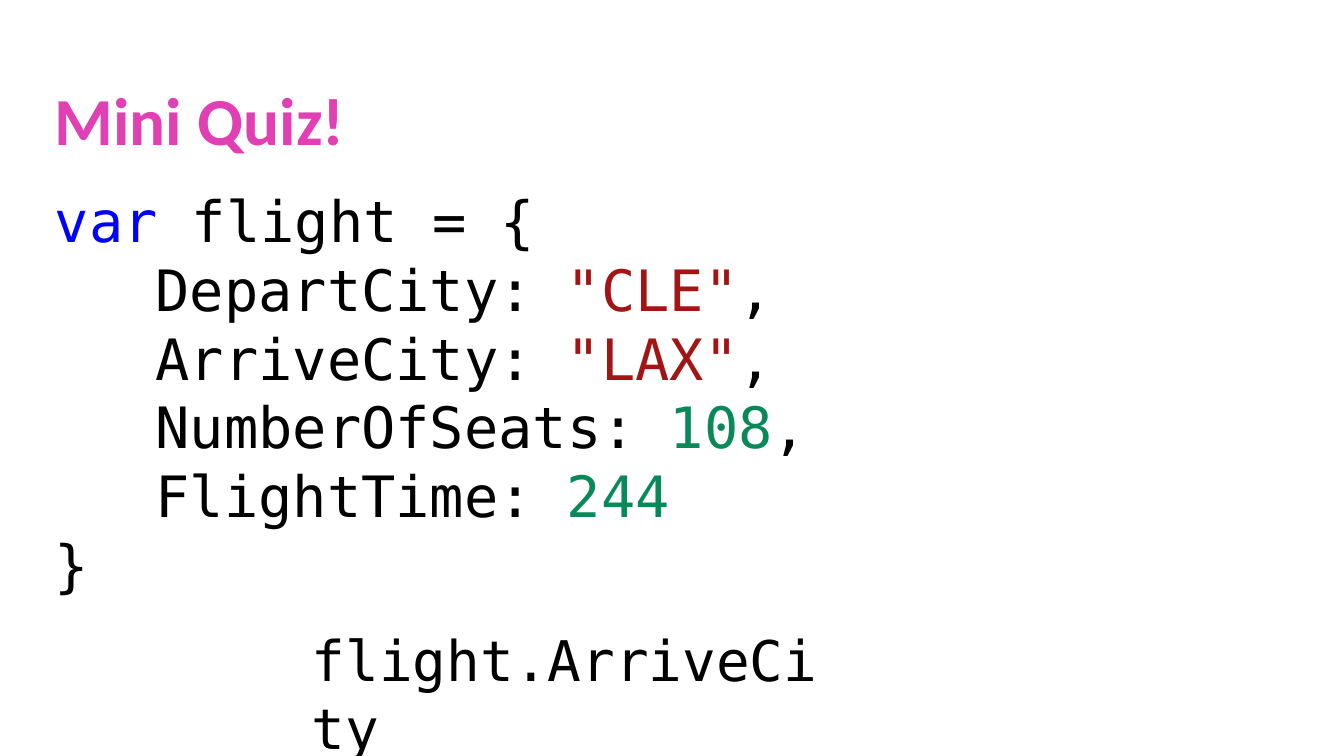
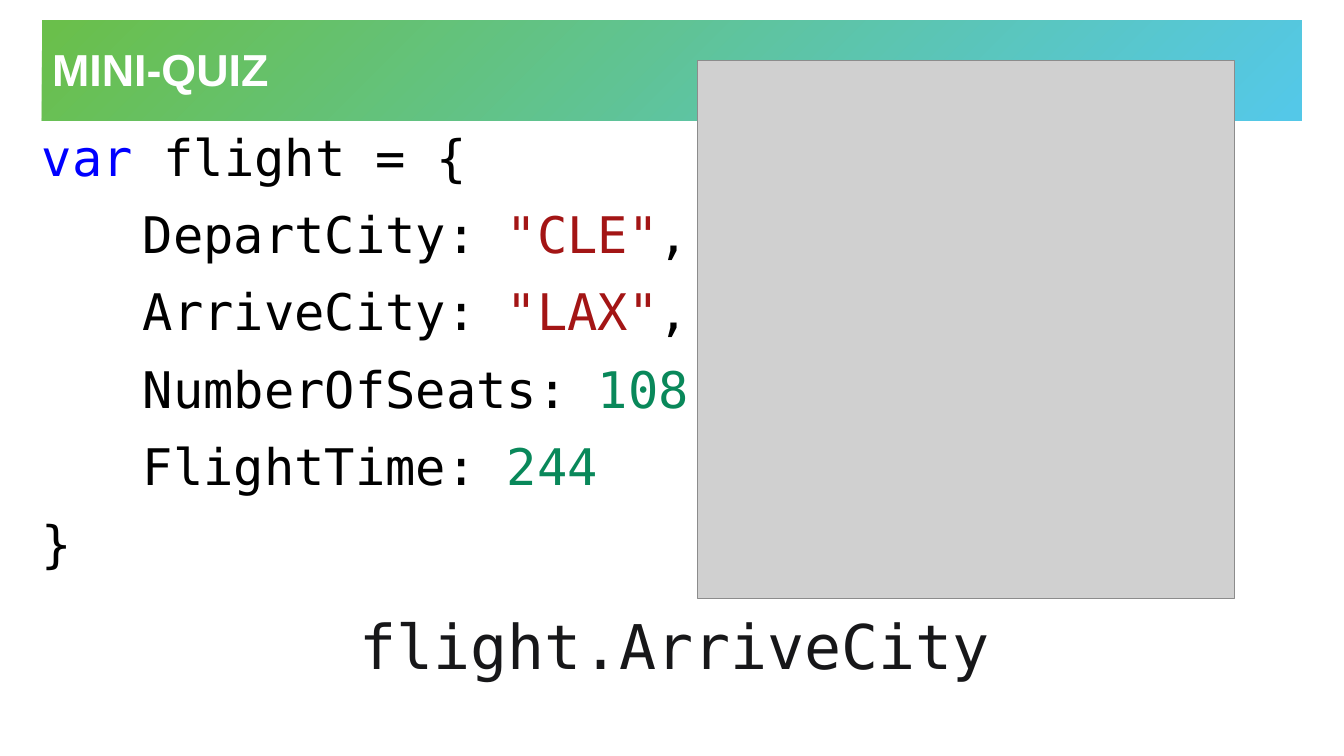
Before and after one commit to hytechclub/web-102, a slide deck: slide 10 of Week09/JavaScriptObjects.pptx. Drawn at 1344x756 pixels with LibreOffice and Linux fonts; fonts in the diff are those of the drawing; grey boxes stand for pictures; background and template pictures are left out. Boxes give left, top, right and bottom in pixels: in the first picture for what was removed or moved away, otherwise in the second. Text is boxed around its words. In the diff, an @@ line names an element or a change of style, - is before the commit and + after.

```diff
--- a/Week09/JavaScriptObjects.pptx
+++ b/Week09/JavaScriptObjects.pptx
@@ title "MINI-QUIZ": place and size @@
-title "MINI-QUIZ" at bbox=[55, 98, 345, 154]
+title "MINI-QUIZ" at bbox=[42, 20, 1303, 121]
@@ title "MINI-QUIZ" at bbox=[42, 20, 1303, 121]: vertical alignment top to middle; fill none to gradient #6ABF4B to #54C8E8 @@
@@ title at bbox=[52, 55, 268, 95]: text changed; size 48 to 32 pt; font Calibri to Arial; text colour #E13FB4 to #FFFFFF @@
-Mini Quiz!
+MINI-QUIZ
@@ picture added at bbox=[698, 60, 1235, 598] @@
@@ text "var flight = {": place and size @@
-text "var flight = {" at bbox=[55, 198, 807, 529]
+text "var flight = {" at bbox=[42, 137, 719, 496]
@@ text "var flight = {" at bbox=[42, 137, 719, 496]: size 40.7 to 36 pt; line spacing 0.8 to 1; more space between paragraphs @@
@@ text "flight.ArriveCity": place and size @@
-text "flight.ArriveCity" at bbox=[312, 638, 817, 693]
+text "flight.ArriveCity" at bbox=[360, 622, 990, 682]
@@ text "flight.ArriveCity" at bbox=[360, 622, 990, 682]: size 40 to 44 pt, text colour #000000 to #171719; alignment left to centre; indent changed; more space between paragraphs @@
```
Also in this commit, not shown: 11 other slides changed, 2 slides added, 2 slides removed, 1 other file.
